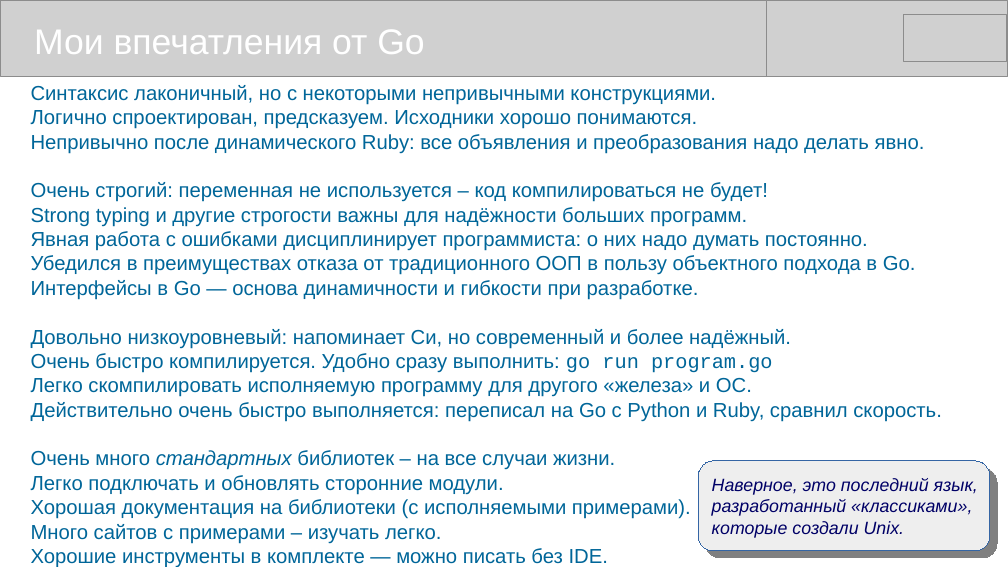
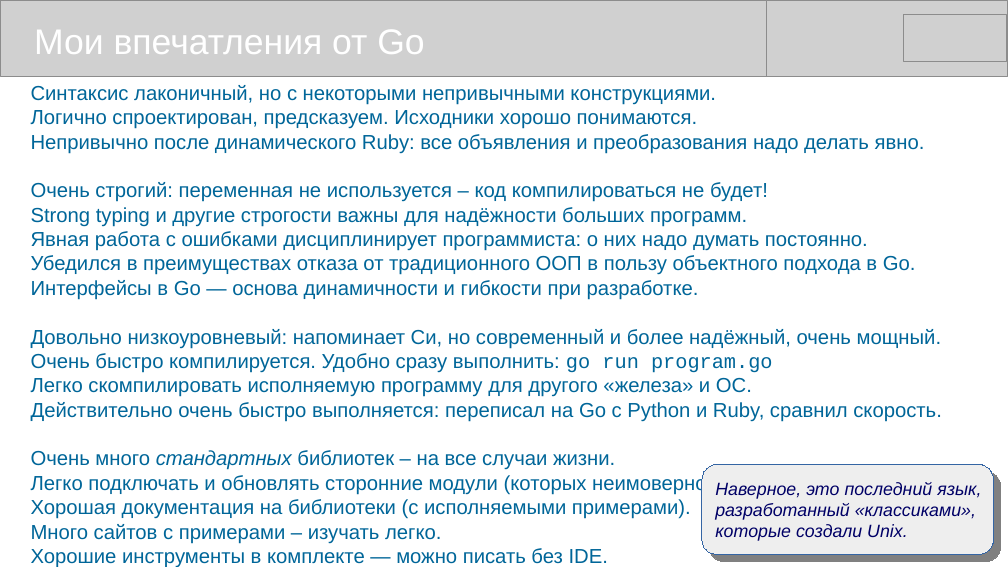
Before and after one commit to mike-shock/Go_language, a slide deck: slide 53 of Go_Preview.odp. Drawn at 1008x567 pixels with LibreOffice and Linux fonts; fonts in the diff are those of the drawing; grey boxes stand for pictures. Boxes give left, top, right and bottom in pixels: in the first picture for what was removed or moved away, otherwise in the second. Text is boxed around its words. In the diff, an @@ line names an element or a change of style, - is before the commit and + after.

```diff
--- a/Go_Preview.odp
+++ b/Go_Preview.odp
@@ text at (31,329,942,349): text changed @@
-Довольно низкоуровневый: напоминает Си, но современный и более надёжный.
+Довольно низкоуровневый: напоминает Си, но современный и более надёжный, очень мощный.
@@ text at (31,474,779,495): text changed @@
-Легко подключать и обновлять сторонние модули.
+Легко подключать и обновлять сторонние модули (которых неимоверно много).
@@ rounded rectangle "Наверное, это последний язык,": place and size @@
-rounded rectangle "Наверное, это последний язык," at (699,461,991,551)
+rounded rectangle "Наверное, это последний язык," at (702,465,994,554)
```
Also in this commit, not shown: 9 other slides changed, 1 other file.
